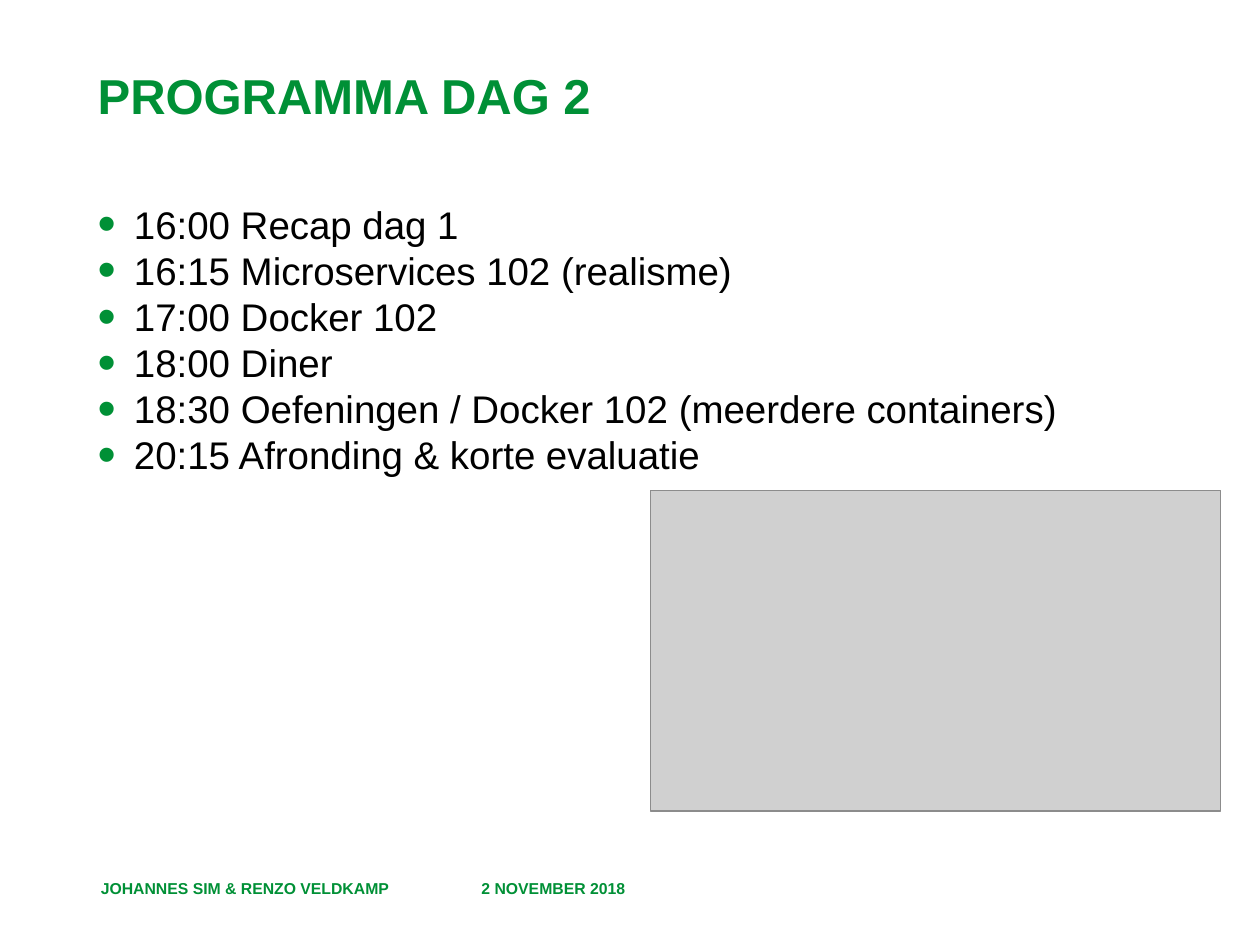
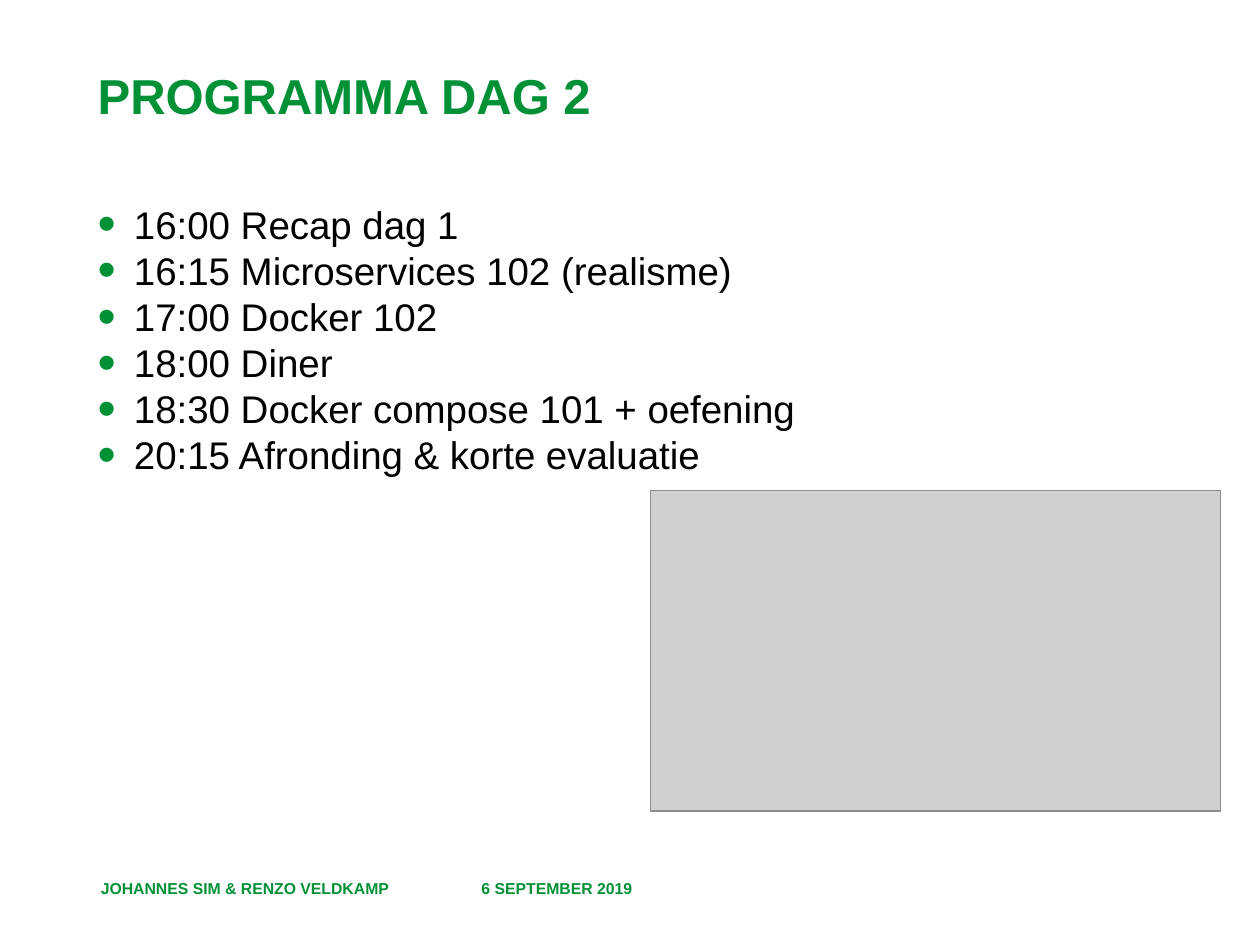
Before and after one commit to RenzoVeldkamp/MicroContainer, a slide deck: slide 4 of Presentatie/Programma en Leerdoelen.pptx. Drawn at 1260x945 pixels with LibreOffice and Linux fonts; fonts in the diff are those of the drawing; grey boxes stand for pictures; background and template pictures are left out. Boxes give left, top, right and bottom in pixels: in the first picture for what was removed or moved away, otherwise in the second. Text is boxed around its words. In the diff, an @@ line names an element or a change of style, - is before the commit and + after.

```diff
--- a/Presentatie/Programma en Leerdoelen.pptx
+++ b/Presentatie/Programma en Leerdoelen.pptx
@@ text at (134, 395, 795, 431): text changed @@
-• 18:30 Oefeningen / Docker 102 (meerdere containers)
+• 18:30 Docker compose 101 + oefening
@@ text at (481, 883, 632, 894): text changed @@
-2 NOVEMBER 2018
+6 SEPTEMBER 2019
```
Also in this commit, not shown: 5 other slides changed, 4 other files.
